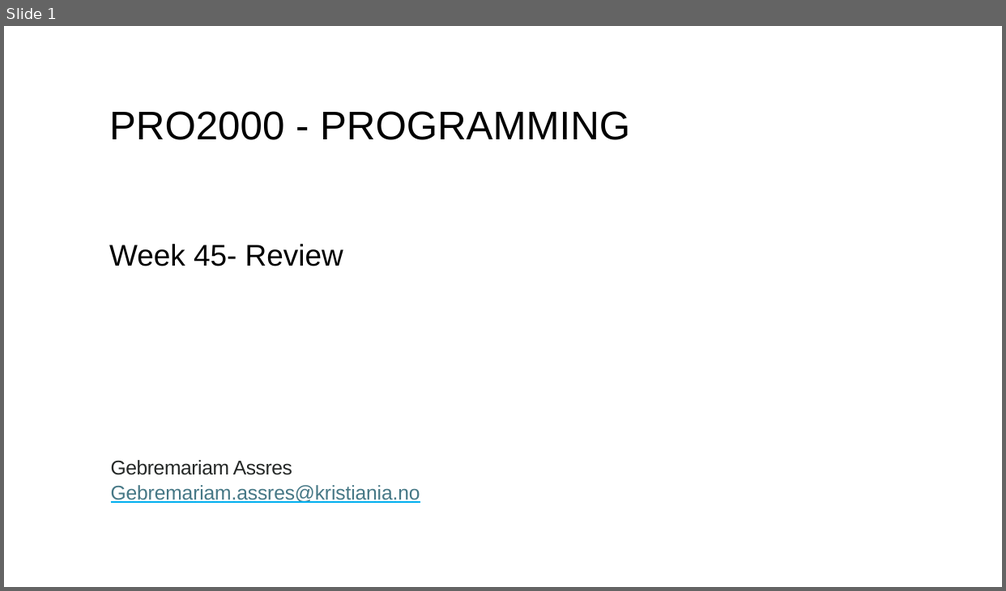
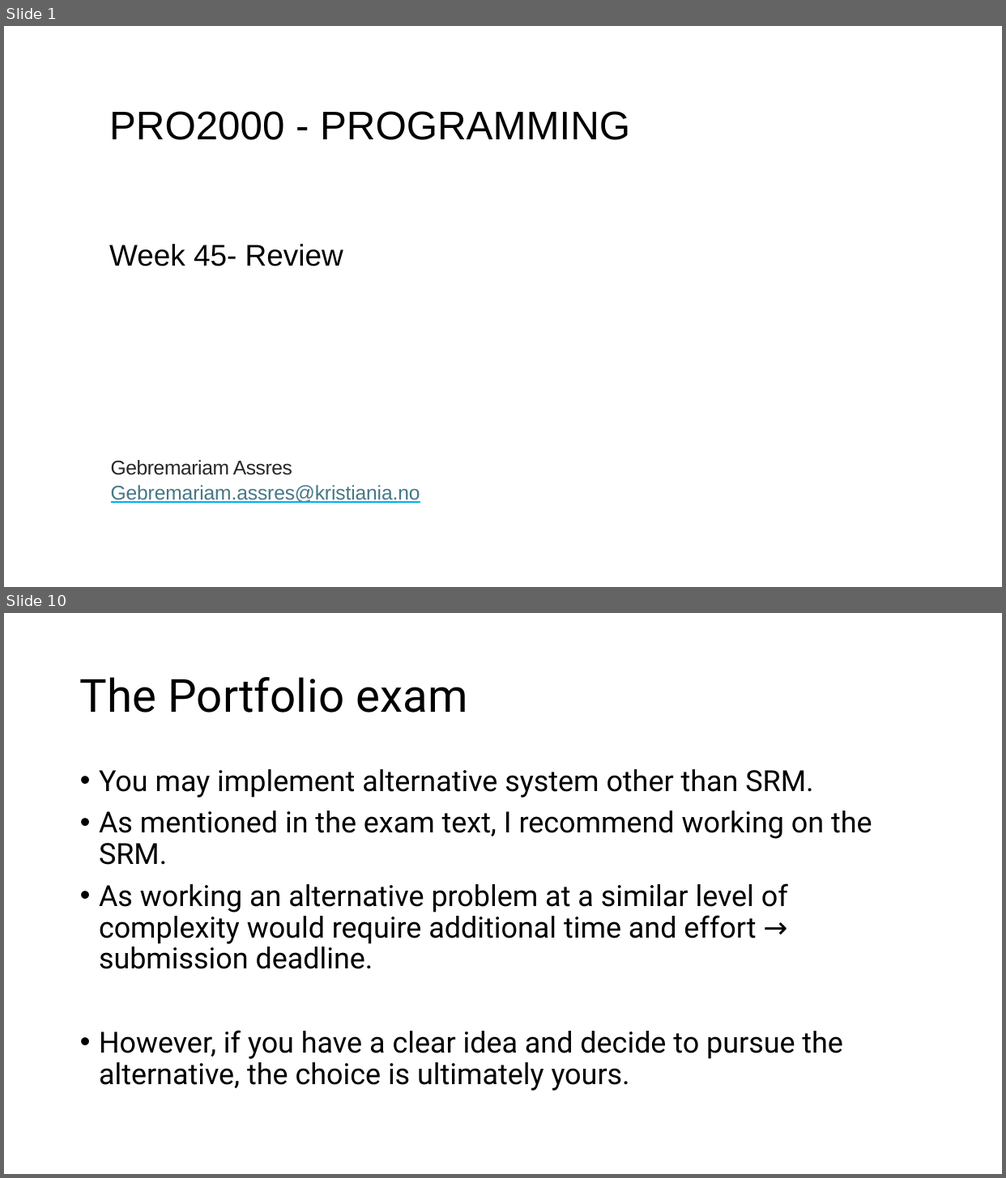
Before and after one commit to mesfinassres/Courses, a slide deck: PRO2000_Programming/Week 45-Review.pptx. Shown one above the other, each under a label of ours: slide 1 before the commit, slides 1 and 10 after it; the slides between them are not shown. The pictures are 1006x591 and 1006x1178 pixels, drawn with LibreOffice and Linux fonts; fonts in the diff are those of the drawing. Boxes give left, top, right and bottom in pixels: in the first picture for what was removed or moved away, otherwise in the second. Text is boxed around its words. In the diff, an @@ line names an element or a change of style, - is before the commit and + after.

```diff
--- a/PRO2000_Programming/Week 45-Review.pptx
+++ b/PRO2000_Programming/Week 45-Review.pptx
@@ slide 10 added at (4,613,1002,1174), background #FFFFFF @@
@@ title added at (80,677,467,713), 44 pt, text #000000 @@
+The Portfolio exam
@@ text added at (99,769,872,1091), 28 pt, text #000000 @@
+• You may implement alternative system other than SRM.
+• As mentioned in the exam text, I recommend working on the SRM.
+• As working an alternative problem at a similar level of complexity would require additional time and effort → submission deadline.
+• However, if you have a clear idea and decide to pursue the alternative, the choice is ultimately yours.
```
Also in this commit, not shown: 2 slides changed, 7 other slides added, 1 slide removed.
